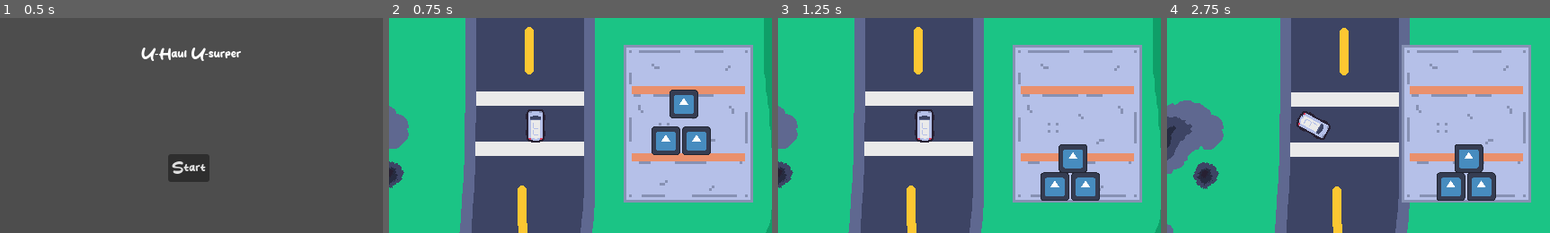
Above: before the commit, frames 1-4 (left to right).
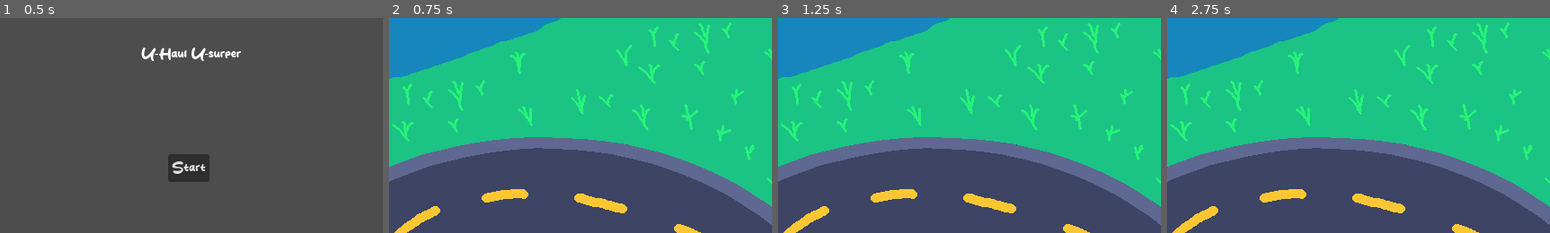
Above: after the commit, the same moments.

Repository: grace125/u-haul_u-surper
Game: Godot game, scene res://src/main_menu/main_menu.tscn
Two runs of this game, one before a commit and one after it. Both use one fixed random seed, a clock stepped at 60 frames per second and the inputs below. The engine's default icon, where the game draws it, is replaced by a stand-in: a white triangle on a blue panel in a dark square.
Inputs:
- Up to frame 1 (0.5 s): no input
- Up to frame 2 (0.75 s): click "Start" at 0.5 s
- Up to frame 3 (1.25 s): no input
- Up to frame 4 (2.75 s): tap Enter at 1.25 s; hold Right (Right) 1.28-2.03 s; hold S (Backward) from 2.03 s (still down)

Frame 1 is identical in both runs. In frame 2, 72% of the frame differs, in the area x 0-100%, y 0-100%; in frame 3, 71%; in frame 4, 74%.

Commit message:
Update car collider capsule to better match the size of the car

Diff:
--- a/src/car/car.tscn
+++ b/src/car/car.tscn
@@ -2,10 +2,6 @@
 
 [ext_resource type="Script" path="res://src/car/car.gd" id="1_axwkm"]
 [ext_resource type="Texture2D" uid="uid://cgxp06n32gh3w" path="res://assets/car/car.png" id="2_68pb2"]
-
-[sub_resource type="CapsuleShape2D" id="CapsuleShape2D_5lejn"]
-radius = 13.0
-height = 44.0
 
 [sub_resource type="AtlasTexture" id="AtlasTexture_bcu0u"]
 atlas = ExtResource("2_68pb2")
@@ -43,6 +39,9 @@
 "speed": 0.2
 }]
 
+[sub_resource type="CapsuleShape2D" id="CapsuleShape2D_5lejn"]
+height = 37.0
+
 [node name="car" type="RigidBody2D"]
 mass = 3628.0
 gravity_scale = 0.0
@@ -52,14 +51,15 @@
 angular_damp = 1.0
 script = ExtResource("1_axwkm")
 
-[node name="CollisionShape2D" type="CollisionShape2D" parent="."]
-shape = SubResource("CapsuleShape2D_5lejn")
-
 [node name="AnimatedSprite2D" type="AnimatedSprite2D" parent="."]
 position = Vector2(-2.98023e-08, 0)
 sprite_frames = SubResource("SpriteFrames_swnrl")
 frame_progress = 0.134125
 
+[node name="CollisionShape2D" type="CollisionShape2D" parent="."]
+position = Vector2(0, 0.5)
+shape = SubResource("CapsuleShape2D_5lejn")
+
 [node name="Camera2D" type="Camera2D" parent="."]
 
 [connection signal="body_entered" from="." to="." method="_on_body_entered"]
--- a/src/main_menu/main_menu.gd
+++ b/src/main_menu/main_menu.gd
@@ -6,4 +6,4 @@
 
 
 func _on_button_pressed():
-	get_tree().change_scene_to_file("res://src/game/main_race.tscn")
+	get_tree().change_scene_to_file("res://src/racetracks/testing_track.tscn")
